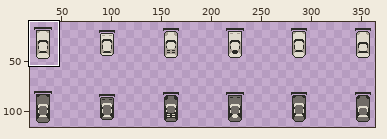
Pixel-art file: Assets/Images/Raw/Cars.aseprite. The picture above shows the old version from afar; the outline marks the close-up.
Close-up. Before the edit:
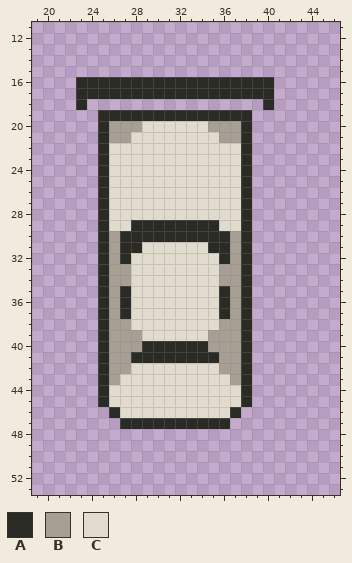
384x128 pixels, 1 frame. Shown: x 19..46, y 11..53. The wide view leaves out empty margins. The commit also changed other parts of the picture, which this record leaves out.
Palette (. is transparent): A #2b2b26  B #a89f94  C #e0dbcd
Pixels before, first column x 23:
16 AAAAAAAAAAAAAAAAAA
17 AAAAAAAAAAAAAAAAAA
18 A................A
19 ..AAAAAAAAAAAAAA..
20 ..ABBBCCCCCCBBBA..
21 ..ABBCCCCCCCCBBA..
22 ..ACCCCCCCCCCCCA..
23 ..ACCCCCCCCCCCCA..
24 ..ACCCCCCCCCCCCA..
25 ..ACCCCCCCCCCCCA..
26 ..ACCCCCCCCCCCCA..
27 ..ACCCCCCCCCCCCA..
28 ..ACCCCCCCCCCCCA..
29 ..ACCAAAAAAAACCA..
30 ..ABAAAAAAAAAABA..
31 ..ABAACCCCCCAABA..
32 ..ABACCCCCCCCABA..
33 ..ABBCCCCCCCCBBA..
34 ..ABBCCCCCCCCBBA..
35 ..ABACCCCCCCCABA..
36 ..ABACCCCCCCCABA..
37 ..ABACCCCCCCCABA..
38 ..ABBCCCCCCCCBBA..
39 ..ABBBCCCCCCBBBA..
40 ..ABBBAAAAAABBBA..
41 ..ABBAAAAAAAABBA..
42 ..ABBCCCCCCCCBBA..
43 ..ABCCCCCCCCCCBA..
44 ..ACCCCCCCCCCCCA..
45 ..ACCCCCCCCCCCCA..
46 ...ACCCCCCCCCCA...
47 ....AAAAAAAAAA....
Now the later version:
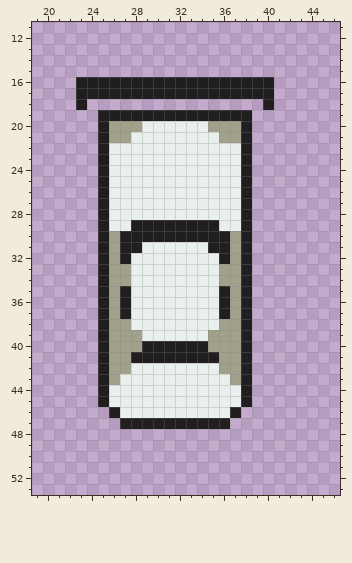
Edits made:
colour A: #2b2b26 -> #211e20
colour B: #a89f94 -> #a0a08b
colour C: #e0dbcd -> #e9efec
Where, in picture pixels (left, top, right, bottom), the same in both close-ups:
changed: (76, 77, 274, 429)
